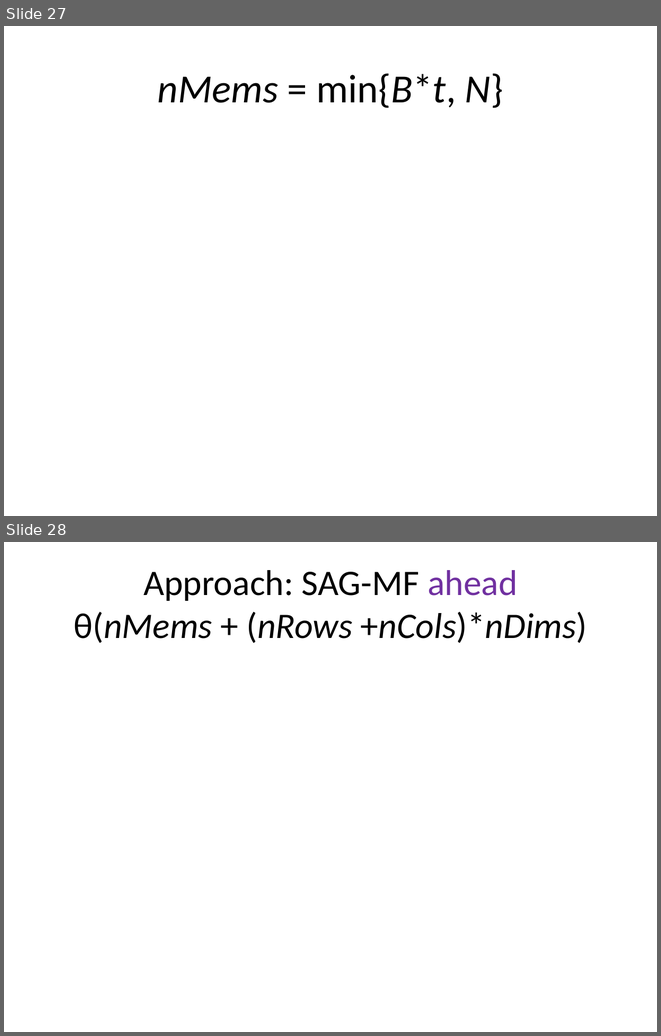
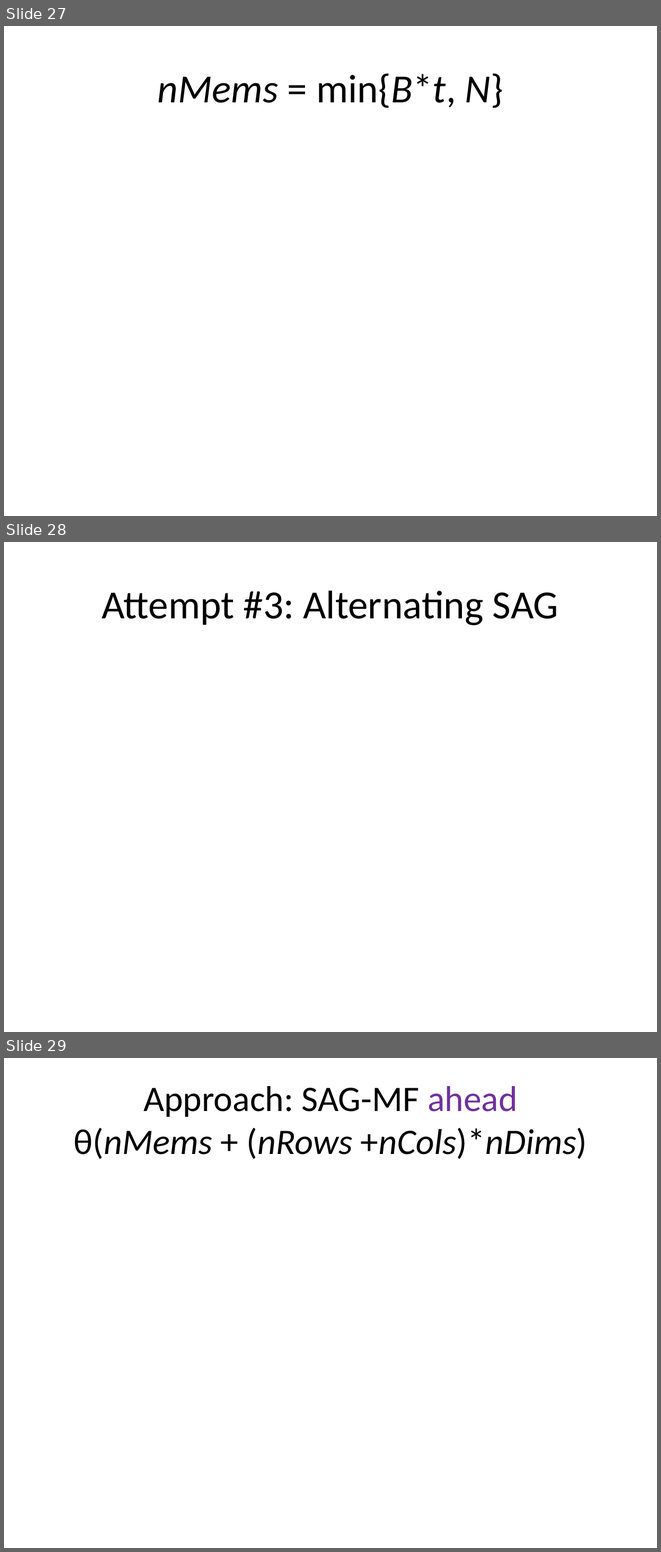
Before and after one commit to jamestklo/MatrixFactorizationMatlab, a slide deck: cs534L-SAGmf.pptx. Shown one above the other, each under a label of ours: slides 27 and 28 before the commit, slides 27, 28 and 29 after it. The pictures are 661x1036 and 661x1552 pixels, drawn with LibreOffice and Linux fonts; fonts in the diff are those of the drawing; grey boxes stand for pictures. Boxes give left, top, right and bottom in pixels: in the first picture for what was removed or moved away, otherwise in the second. Text is boxed around its words. In the diff, an @@ line names an element or a change of style, - is before the commit and + after.

```diff
--- a/cs534L-SAGmf.pptx
+++ b/cs534L-SAGmf.pptx
@@ slide 28 added at (x1=4, y1=542, x2=657, y2=1032), background #FFFFFF @@
@@ title added at (x1=102, y1=590, x2=559, y2=625), 44 pt, text #000000 @@
+Attempt #3: Alternating SAG
@@ what was slide 28 is now slide 29 @@
```
Also in this commit, not shown: 7 slides changed.
